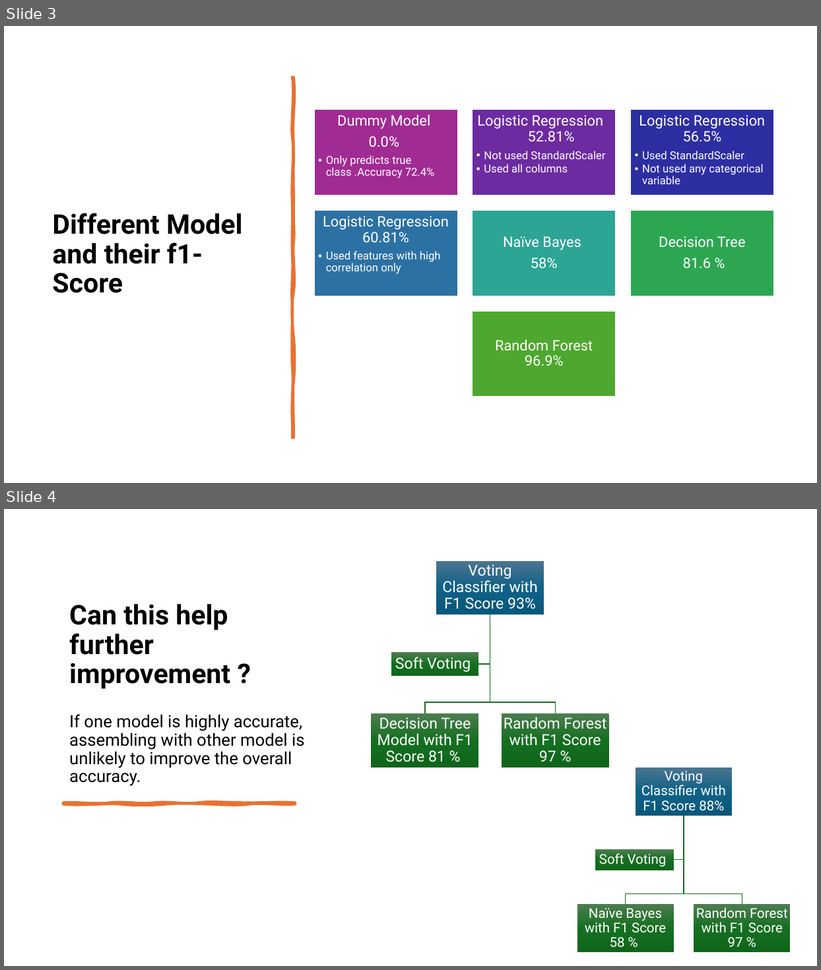
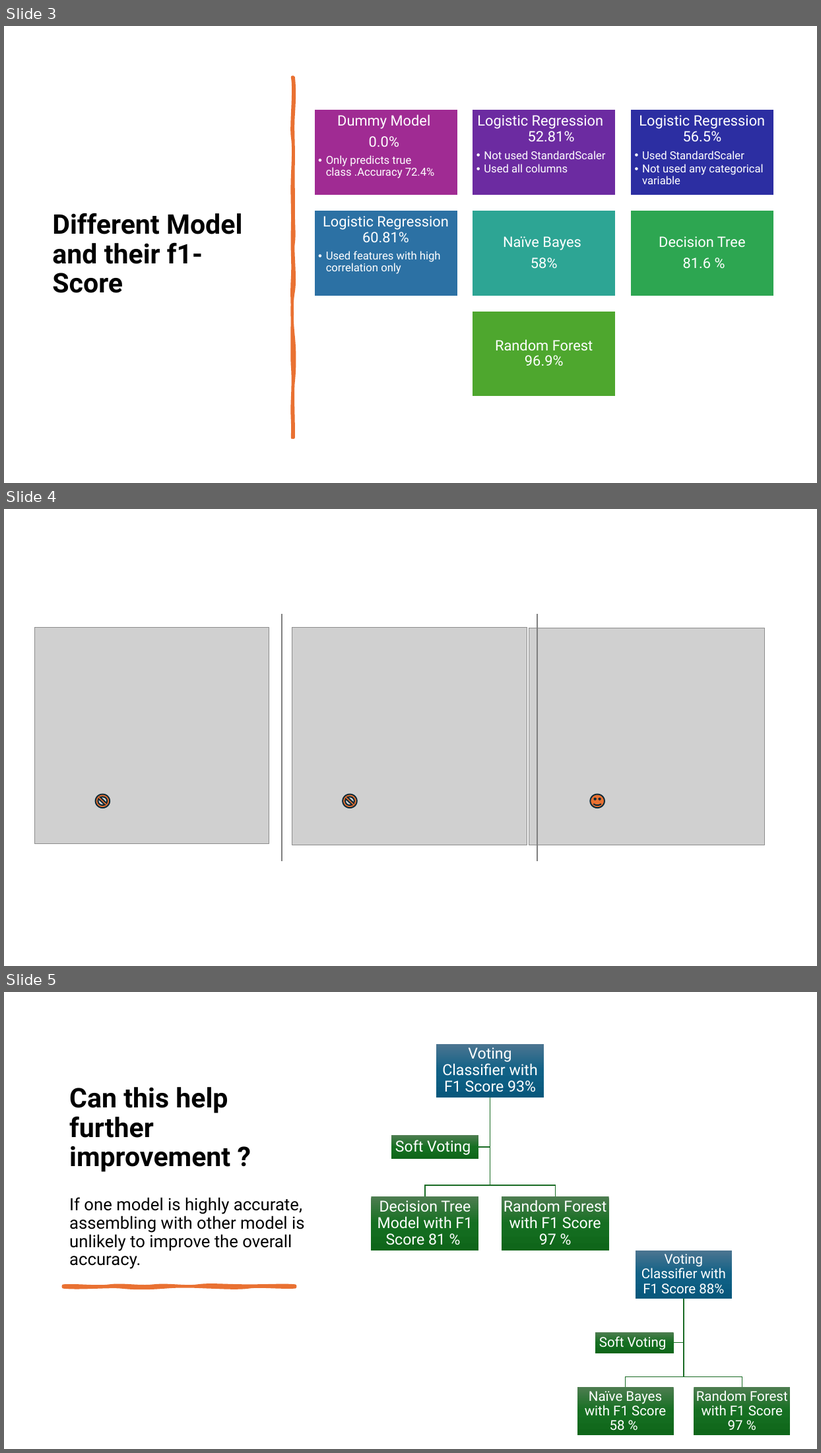
Before and after one commit to monikatyagiisc/employee-attrition-prediction, a slide deck: Project_Presentation_Employee_Attrition_Prediction.pptx. Shown one above the other, each under a label of ours: slides 3 and 4 before the commit, slides 3, 4 and 5 after it. The pictures are 821x970 and 821x1453 pixels, drawn with LibreOffice and Linux fonts; fonts in the diff are those of the drawing; grey boxes stand for pictures. Boxes give left, top, right and bottom in pixels: in the first picture for what was removed or moved away, otherwise in the second. Text is boxed around its words. In the diff, an @@ line names an element or a change of style, - is before the commit and + after.

```diff
--- a/Project_Presentation_Employee_Attrition_Prediction.pptx
+++ b/Project_Presentation_Employee_Attrition_Prediction.pptx
@@ slide 4 added at box(4, 509, 817, 966), background #FFFFFF @@
@@ picture added at box(34, 627, 269, 844) @@
@@ line added from (282, 614) to (282, 861), #7F7F7F 1.5 pt @@
@@ picture added at box(292, 627, 527, 846) @@
@@ line added from (537, 614) to (537, 861), #7F7F7F 1.5 pt @@
@@ picture added at box(529, 628, 765, 846) @@
@@ no-entry sign added at box(96, 795, 110, 808), fill #E97132, outline #092A39 1.5 pt @@
@@ no-entry sign added at box(343, 795, 356, 808), fill #E97132, outline #092A39 1.5 pt @@
@@ smiley face added at box(590, 795, 604, 808), fill #E97132, outline #092A39 1.5 pt @@
@@ what was slide 4 is now slide 5 @@
```
Also in this commit, not shown: 3 slides changed.
